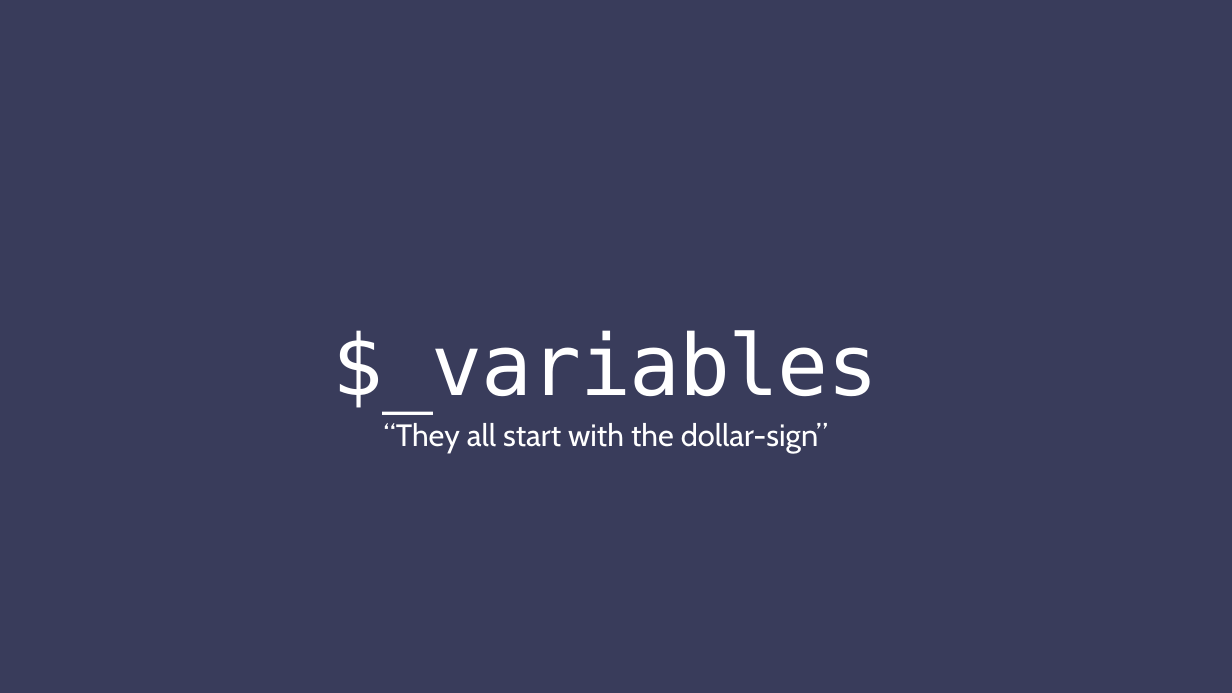
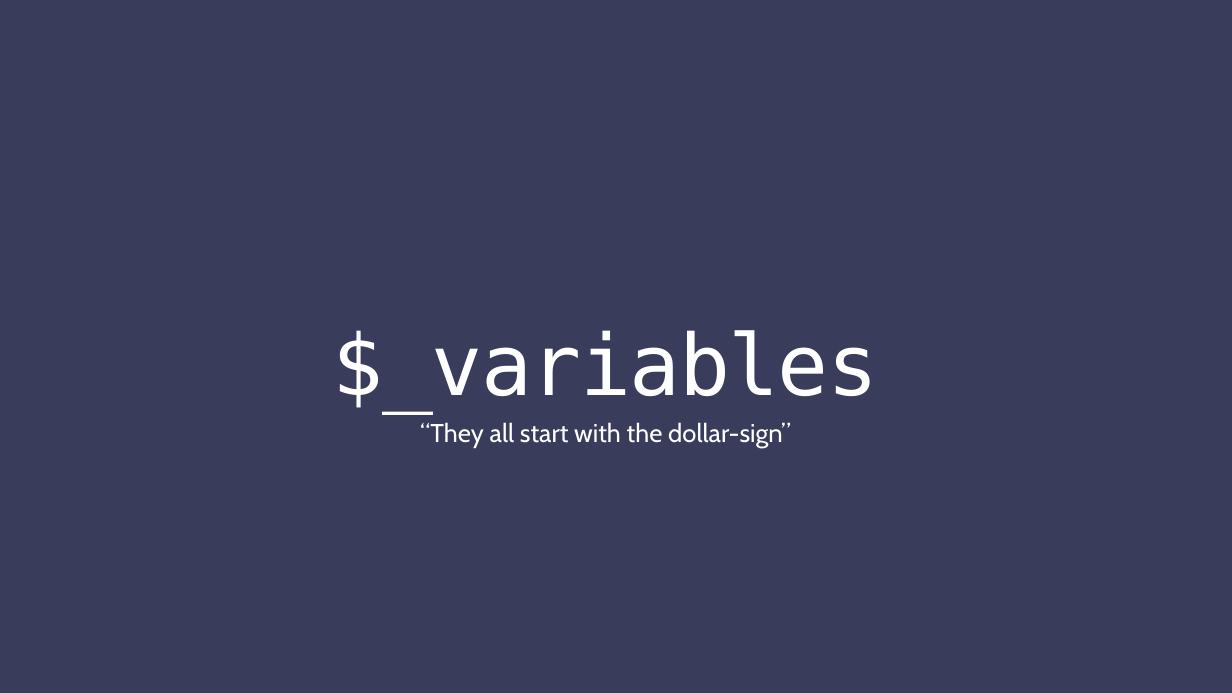
Before and after one commit to anh-khue/PhpSeminar, a slide deck: slide 13 of Build a simple website using PHP.pptx. Drawn at 1232x693 pixels with LibreOffice and Linux fonts; fonts in the diff are those of the drawing. Boxes give left, top, right and bottom in pixels: in the first picture for what was removed or moved away, otherwise in the second. Text is boxed around its words. In the diff, an @@ line names an element or a change of style, - is before the commit and + after.

```diff
--- a/Build a simple website using PHP.pptx
+++ b/Build a simple website using PHP.pptx
@@ text "“They all start with the ..." at (420, 422, 791, 447): size 24 to 20 pt @@
```
Also in this commit, not shown: 10 other slides changed, 23 other files.
